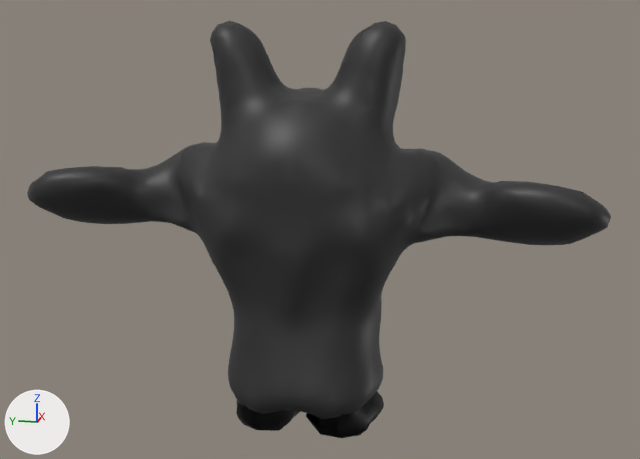
A saved change to the Blender file Assets/_Project/Modele/Bunny/BigBunnyBlend.blend.
One viewpoint serves both versions: a 50 mm lens placed at (-7.21, -1.56, 3.18), pointed at (0.09, -0.1, 1.35). The axes (+X, +Y, +Z) are drawn at lower left. The lights are the same throughout.

Objects in the first picture: 'Body', 'Foot'.
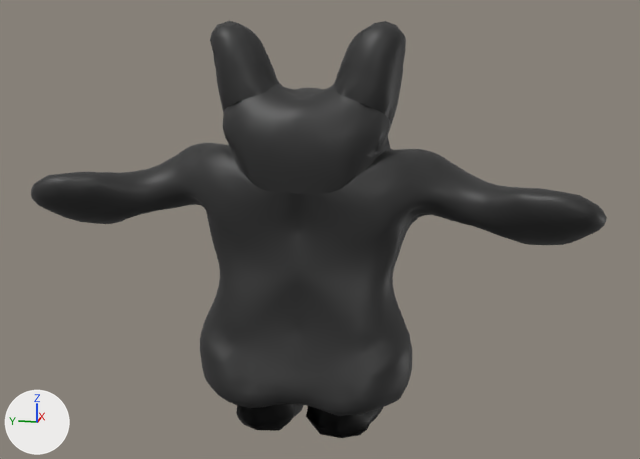
What differs and where, as boxes [x1, y1, x2, y2] in the pictures (640 x 459 px; the box of a moved part takes in the faces that stretch with it):
'Body', reshaped
    before: [27, 21, 611, 419]
    after: [31, 21, 607, 416]
part 1 of me_sphere, moved or reshaped
    before: [27, 69, 611, 419]
    after: [31, 69, 607, 416]

The change, as a list of edits to the scene's bpy script:
```text
Change me_sphere:
    used by ob_body; location = (0.0, 0.0, 0.0)
    remove me_sphere.from_pydata(...)  # 5698 vertices, 11392 faces; spans x -0.67..0.73, y -2.46..2.46, z -0.12..3.11
    add me_sphere.from_pydata(...)  # 5698 vertices, 11392 faces; spans x -0.6..0.8, y -2.42..2.42, z -0.15..3.11
    me_sphere part 1: 4134 of 5698 vertices moved; they spanned x -0.67..0.73, y -2.46..2.46, z -0.12..2.73 and now span x -0.6..0.8, y -2.42..2.42, z -0.15..2.72; mean shift (0.05, 0.0, 0.01); largest move (-0.65, 0.0, 1.44) -> (-0.38, 0.0, 1.74)
```
